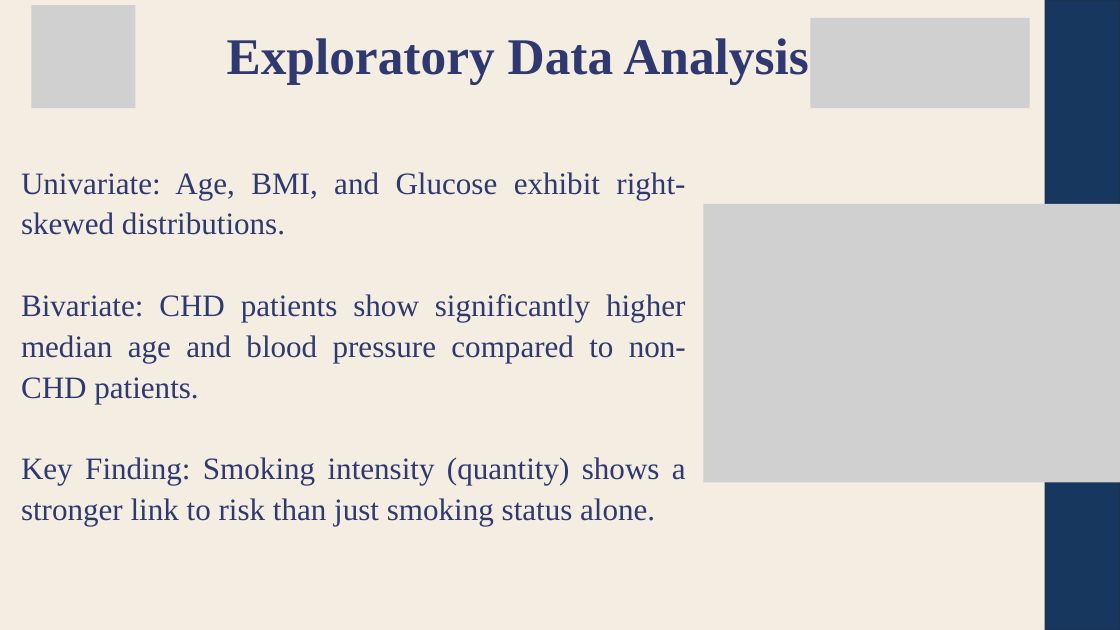
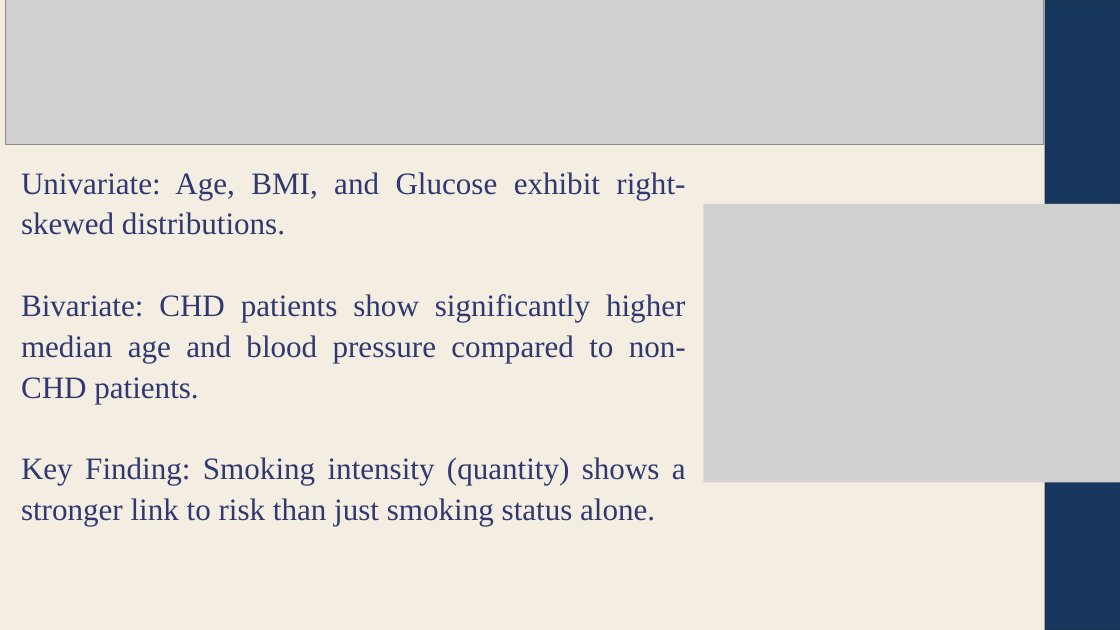
Before and after one commit to 24BAD405-Nishanth/24ADI204_DSV_Team14, a slide deck: slide 11 of FinalPresentation/Team-14-DSV.pptx. Drawn at 1120x630 pixels with LibreOffice and Linux fonts; fonts in the diff are those of the drawing; grey boxes stand for pictures. Boxes give left, top, right and bottom in pixels: in the first picture for what was removed or moved away, otherwise in the second. Text is boxed around its words. In the diff, an @@ line names an element or a change of style, - is before the commit and + after.

Commit message:
Final Presentation fixed

```diff
--- a/FinalPresentation/Team-14-DSV.pptx
+++ b/FinalPresentation/Team-14-DSV.pptx
@@ picture added at [5, 0, 1044, 144] @@
@@ picture removed at [31, 5, 136, 108] @@
@@ picture removed at [810, 18, 1030, 108] @@
@@ text removed at [227, 38, 809, 85] @@
-Exploratory Data Analysis
```
Also in this commit, not shown: 16 other slides changed, 1 slide added, 1 slide removed.
